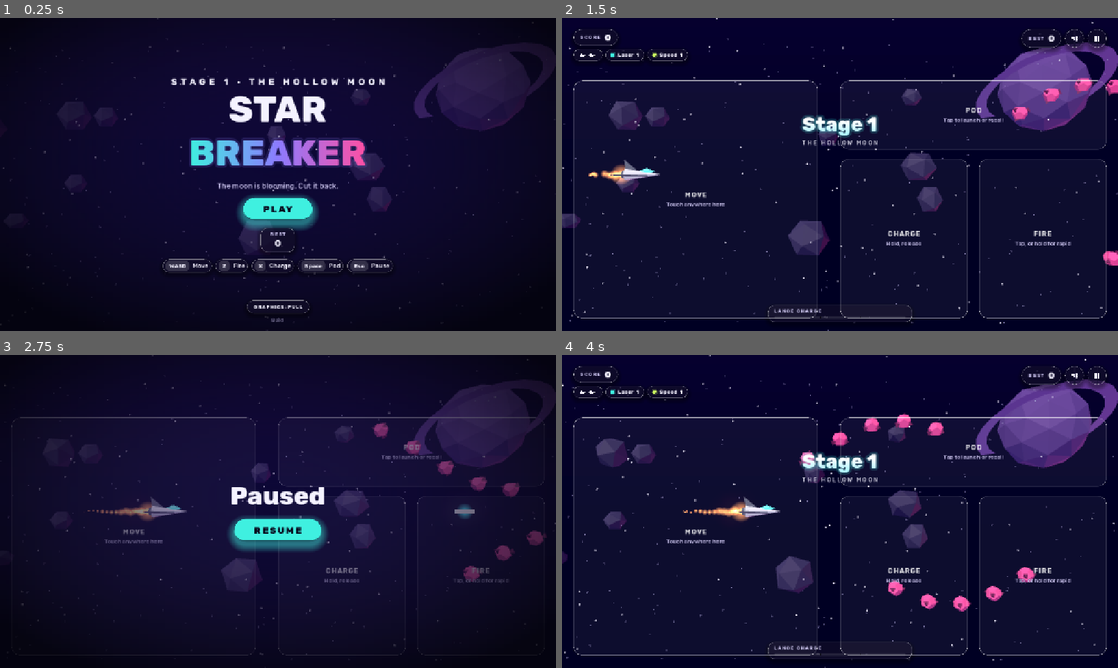
Above: before the commit, frames 1-4 (two rows, left to right).
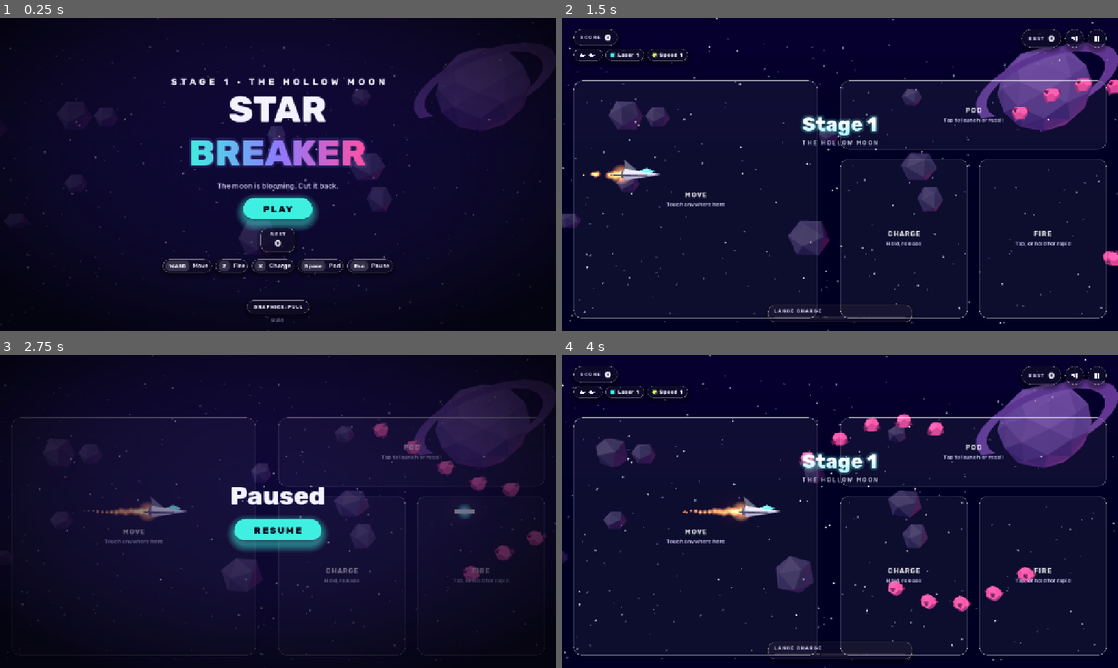
Above: after the commit, the same moments.

Repository: guillaumefont/star-breaker
Game: Godot game, scene res://scenes/boot.tscn
Same seed, same stepped clock (60 frames per second), same inputs: the game is played once before the commit and once after it. Before the commit the project starts from res://scenes/main.tscn.
Inputs (mouse positions are in pixels of both pictures, inside the frame that each line leads up to):
- Up to frame 1 (0.25 s): no input
- Up to frame 2 (1.5 s): click "PLAY" at 0.5 s; tap Enter (start) at 1.25 s; move the mouse to (962, 158) at 1.27 s; hold Right (right) from 1.28 s (still down); tap X (charge) at 1.35 s; click (962, 158) at 1.42 s
- Up to frame 3 (2.75 s): tap Z (fire) at 1.55 s; release Right (right) at 2 s; tap Enter (start) at 2 s; drag from (166, 527) to (250, 574) at 2.02 s
- Up to frame 4 (4 s): click "RESUME" at 2.75 s; tap Enter (start) at 3.5, 3.8 s; move the mouse to (895, 442) at 3.52 s; hold Right (right) from 3.53 s (still down); tap Space (pod) at 3.6 s

The runs differ from the first frame. In frame 1, less than 0.1% of the frame differs, in the area x 36-68%, y 16-74%; in frame 2, less than 0.1%; in frame 3, less than 0.1%; in frame 4, 0.1%, in the area x 13-92%, y 28-52%.

Commit message:
Android app updates itself: downloads newer game packs at launch
The main scene is now a small updater (scripts/boot.gd). CI publishes the game as a
.pck plus update.json next to the APK; at launch the app downloads a newer pack built
for the same shell, checks its SHA-256 and loads it over the bundled game. When the
engine, project settings or manifest change, it offers the new APK (cache-busted link).
Adds the INTERNET permission and tests/update_test.gd.

Co-Authored-By: Claude Opus 5.5 <noreply@anthropic.com>
Claude-Session: https://claude.ai/code/session_01VxP4fq4uAocNoWmV5sZ2aH

Diff:
--- a/project.godot
+++ b/project.godot
@@ -5,7 +5,7 @@
 
 config/name="Star Breaker"
 config/description="Original low poly side-scrolling shooter: cut back the blooming moon."
-run/main_scene="res://scenes/main.tscn"
+run/main_scene="res://scenes/boot.tscn"
 config/features=PackedStringArray("4.7", "Mobile")
 boot_splash/bg_color=Color(0.0196, 0.0157, 0.051, 1)
 boot_splash/show_image=false
--- /dev/null
+++ b/scenes/boot.tscn
@@ -0,0 +1,12 @@
+[gd_scene format=3]
+
+[ext_resource type="Script" path="res://scripts/boot.gd" id="1"]
+
+[node name="Boot" type="Control"]
+layout_mode = 3
+anchors_preset = 15
+anchor_right = 1.0
+anchor_bottom = 1.0
+grow_horizontal = 2
+grow_vertical = 2
+script = ExtResource("1")
--- /dev/null
+++ b/scripts/boot.gd
@@ -0,0 +1,207 @@
+extends Control
+## Self-update, run before anything else on Android (the project's main scene).
+##
+## The APK is a shell: engine, manifest and project settings. Everything else (scripts,
+## scenes, sounds) is a game pack that CI also publishes next to the APK, with update.json:
+##   {"build": 130, "id": "b130 abc1234", "shell": "<hash>", "pck": "star-breaker.pck",
+##    "size": 202644, "sha256": "...", "apk": "star-breaker.apk"}
+## At launch we fetch update.json. A newer pack built for this same shell is downloaded,
+## checked and loaded over the bundled game (no reinstall). A newer build that needs a new
+## shell (engine, manifest or project settings changed) offers to download the new APK.
+## Offline or on any error the game starts as it is: the last good pack, or the bundled one.
+##
+## Must not reference any game class (Diag, Hud, ...): loading one here would keep the
+## bundled version of it instead of the updated one.
+
+const DIR := "user://update/"
+const PACK := DIR + "game.pck"
+const META := DIR + "current.json"
+const MAIN := "res://scenes/main.tscn"
+const CHECK_TIMEOUT := 5.0
+const PACK_TIMEOUT := 60.0
+
+## Overridden by tests.
+var base_url: String = ProjectSettings.get_setting("star_breaker/update_url", "")
+var fallback_url: String = ProjectSettings.get_setting("star_breaker/update_fallback_url", "")
+var own_build: int = ProjectSettings.get_setting("star_breaker/build", 0)
+var own_shell: String = ProjectSettings.get_setting("star_breaker/shell", "")
+var go_to_main := true
+
+var apk_url := ""
+var status := ""            # what happened, for tests and the crash report
+var _label: Label
+var _http: HTTPRequest
+
+
+## What to do with a remote update.json: "pack" (download the game pack), "apk" (a new
+## APK is needed) or "none". `have` is the newest build already running or installed.
+static func decide(remote: Dictionary, have: int, shell: String) -> String:
+	var b := int(remote.get("build", 0))
+	if b <= have or shell == "":
+		return "none"
+	if str(remote.get("shell", "")) == shell and str(remote.get("sha256", "")) != "":
+		return "pack"
+	return "apk"
+
+
+## The installed pack's metadata if it is usable by this APK, else {}.
+static func installed(build: int, shell: String) -> Dictionary:
+	if not FileAccess.file_exists(META) or not FileAccess.file_exists(PACK):
+		return {}
+	var m = JSON.parse_string(FileAccess.get_file_as_string(META))
+	if not (m is Dictionary) or str(m.get("shell", "")) != shell or int(m.get("build", 0)) <= build:
+		return {}
+	return m
+
+
+static func sha256(data: PackedByteArray) -> String:
+	var h := HashingContext.new()
+	h.start(HashingContext.HASH_SHA256)
+	h.update(data)
+	return h.finish().hex_encode()
+
+
+## Checks and stores a downloaded pack; returns false (and keeps the old one) if it is bad.
+static func install(remote: Dictionary, data: PackedByteArray) -> bool:
+	if data.size() != int(remote.get("size", -1)) or sha256(data) != str(remote.get("sha256", "")):
+		return false
+	DirAccess.make_dir_recursive_absolute(DIR)
+	var tmp := PACK + ".part"
+	var f := FileAccess.open(tmp, FileAccess.WRITE)
+	if f == null:
+		return false
+	f.store_buffer(data)
+	f.close()
+	if DirAccess.rename_absolute(tmp, PACK) != OK:
+		return false
+	var m := FileAccess.open(META, FileAccess.WRITE)
+	if m == null:
+		return false
+	m.store_string(JSON.stringify(remote))
+	m.close()
+	return true
+
+
+## Loads the installed pack over the bundled game. Returns the build id it brings, or "".
+static func apply(build: int, shell: String) -> String:
+	var m := installed(build, shell)
+	if m.is_empty():
+		return ""
+	var data := FileAccess.get_file_as_bytes(PACK)
+	if sha256(data) != str(m.get("sha256", "")) or not ProjectSettings.load_resource_pack(PACK):
+		DirAccess.remove_absolute(META)
+		return ""
+	var id := str(m.get("id", "b%d" % int(m.get("build", 0))))
+	ProjectSettings.set_setting("application/config/version", id)
+	return id
+
+
+func _ready() -> void:
+	set_anchors_and_offsets_preset(Control.PRESET_FULL_RECT)
+	_label = Label.new()
+	_label.set_anchors_and_offsets_preset(Control.PRESET_FULL_RECT)
+	_label.horizontal_alignment = HORIZONTAL_ALIGNMENT_CENTER
+	_label.vertical_alignment = VERTICAL_ALIGNMENT_CENTER
+	_label.add_theme_font_size_override("font_size", 28)
+	add_child(_label)
+	_http = HTTPRequest.new()
+	add_child(_http)
+	if base_url == "" or OS.has_feature("web"):
+		_start("no update url")
+		return
+	# say something only if the check is slow
+	get_tree().create_timer(0.6).timeout.connect(_slow_check)
+	var remote := await _fetch_json(base_url)
+	if remote.is_empty() and fallback_url != "" and fallback_url != base_url:
+		remote = await _fetch_json(fallback_url)  # a PR build whose preview is gone follows main
+	if remote.is_empty():
+		_start("offline")
+		return
+	var have: int = maxi(own_build, int(installed(own_build, own_shell).get("build", 0)))
+	match decide(remote, have, own_shell):
+		"pack":
+			_label.text = "Updating to build %d…" % int(remote.build)
+			var data := await _fetch(str(remote._base) + str(remote.pck) + "?sha=" + str(remote.sha256).left(12), PACK_TIMEOUT)
+			_start("updated to %s" % remote.get("id", "") if install(remote, data) else "pack download failed")
+		"apk":
+			_offer_apk(remote)
+		_:
+			_start("up to date")
+
+
+func _start(why: String) -> void:
+	var id := apply(own_build, own_shell)
+	status = why + (" | running pack " + id if id != "" else "")
+	ProjectSettings.set_setting("star_breaker/update_status", status)
+	print("update: ", status)
+	if go_to_main:
+		get_tree().change_scene_to_file.call_deferred(MAIN)
+
+
+func _offer_apk(remote: Dictionary) -> void:
+	status = "apk needed"
+	_label.text = "Build %d needs a new install of the app.\n" % int(remote.build)
+	_label.set_anchors_and_offsets_preset(Control.PRESET_TOP_WIDE)
+	_label.offset_top = 220
+	_label.offset_bottom = 320
+	var box := HBoxContainer.new()
+	box.alignment = BoxContainer.ALIGNMENT_CENTER
+	box.add_theme_constant_override("separation", 40)
+	box.set_anchors_and_offsets_preset(Control.PRESET_FULL_RECT)
+	box.offset_top = 360
+	box.offset_bottom = -180
+	add_child(box)
+	apk_url = str(remote._base) + str(remote.get("apk", "star-breaker.apk")) + "?b=" + str(int(remote.build))
+	for b in [["Download update", _download_apk], ["Play this version", _skip_apk]]:
+		var btn := Button.new()
+		btn.text = b[0]
+		btn.custom_minimum_size = Vector2(320, 90)
+		btn.add_theme_font_size_override("font_size", 28)
+		btn.size_flags_vertical = Control.SIZE_SHRINK_CENTER
+		for st in ["normal", "hover", "pressed", "focus"]:
+			var sb := StyleBoxFlat.new()
+			sb.bg_color = Color(0.35, 0.8, 1.0, 0.35 if st == "pressed" else 0.18)
+			sb.border_color = Color(0.35, 0.8, 1.0, 0.6)
+			sb.set_border_width_all(2)
+			sb.set_corner_radius_all(24)
+			btn.add_theme_stylebox_override(st, sb)
+		btn.pressed.connect(b[1])
+		box.add_child(btn)
+
+
+func _slow_check() -> void:
+	if _label.text == "":
+		_label.text = "Checking for updates…"
+
+
+## Opens the browser on the new APK; the cache-busting ?b= stops a stale download.
+func _download_apk() -> void:
+	OS.shell_open(apk_url)
+
+
+func _skip_apk() -> void:
+	for c in get_children():
+		if c is HBoxContainer:
+			c.queue_free()
+	_label.text = ""
+	_start("apk skipped")
+
+
+func _fetch(url: String, timeout: float) -> PackedByteArray:
+	_http.timeout = timeout
+	if _http.request(url) != OK:
+		return PackedByteArray()
+	var r: Array = await _http.request_completed
+	if r[0] != HTTPRequest.RESULT_SUCCESS or r[1] != 200:
+		return PackedByteArray()
+	return r[3]
+
+
+## update.json from `base` (cache-busted), with `_base` added; {} on any failure.
+func _fetch_json(base: String) -> Dictionary:
+	var body := await _fetch(base + "update.json?t=%d" % int(Time.get_unix_time_from_system()), CHECK_TIMEOUT)
+	var d = JSON.parse_string(body.get_string_from_utf8()) if body.size() > 0 else null
+	if not (d is Dictionary) or not d.has("build"):
+		return {}
+	d["_base"] = base
+	return d
--- /dev/null
+++ b/tests/update_test.gd
@@ -0,0 +1,160 @@
+extends SceneTree
+## Self-update (scripts/boot.gd): a newer game pack for this APK shell is downloaded,
+## checked and loaded; a bad download is refused; a build that needs a new shell offers
+## the APK; offline starts the game as it is. update.json and the pack are served by a
+## tiny HTTP server inside this test.
+
+const Boot := preload("res://scripts/boot.gd")
+
+var fails := 0
+var server := TCPServer.new()
+var files := {}   # path -> PackedByteArray
+var hits := []
+var pending := []   # [connection, request so far]
+var closing := []
+
+
+func check(cond: bool, what: String) -> void:
+	if cond:
+		print("  ok   ", what)
+	else:
+		print("  FAIL ", what)
+		fails += 1
+
+
+func clean() -> void:
+	for f in [Boot.PACK, Boot.META]:
+		if FileAccess.file_exists(f):
+			DirAccess.remove_absolute(f)
+
+
+## A game pack holding one new file, as CI's --export-pack would hold the whole game.
+func make_pack(text: String) -> PackedByteArray:
+	var src := "user://probe_src.txt"
+	var f := FileAccess.open(src, FileAccess.WRITE)
+	f.store_string(text)
+	f.close()
+	var out := "user://probe.pck"
+	var p := PCKPacker.new()
+	p.pck_start(out)
+	p.add_file("res://update_probe.txt", src)
+	p.flush()
+	return FileAccess.get_file_as_bytes(out)
+
+
+func manifest(build: int, shell: String, pck: PackedByteArray) -> Dictionary:
+	return {"build": build, "id": "b%d test" % build, "shell": shell, "pck": "star-breaker.pck",
+		"size": pck.size(), "sha256": Boot.sha256(pck), "apk": "star-breaker.apk"}
+
+
+## Non-blocking: HTTPRequest runs on this same thread, so requests arrive over frames.
+func serve() -> void:
+	while server.is_connection_available():
+		pending.append([server.take_connection(), ""])
+	for p in pending.duplicate():
+		var c: StreamPeerTCP = p[0]
+		c.poll()
+		if c.get_available_bytes() > 0:
+			p[1] += c.get_utf8_string(c.get_available_bytes())
+		if not p[1].contains("\r\n\r\n"):
+			continue
+		pending.erase(p)
+		var path: String = p[1].get_slice(" ", 1).get_slice("?", 0)
+		hits.append(path)
+		var body: PackedByteArray = files.get(path, PackedByteArray())
+		var head := "HTTP/1.1 %s\r\nContent-Length: %d\r\nConnection: close\r\n\r\n" % [
+			"200 OK" if files.has(path) else "404 Not Found", body.size()]
+		c.put_data(head.to_utf8_buffer())
+		c.put_data(body)
+		closing.append(c)
+
+
+## Runs the boot screen against `url` until it decides, without leaving for the game.
+func run_boot(url: String, build: int, shell: String, fallback := "") -> Node:
+	var b: Node = load("res://scenes/boot.tscn").instantiate()
+	b.base_url = url
+	b.fallback_url = fallback
+	b.own_build = build
+	b.own_shell = shell
+	b.go_to_main = false
+	root.add_child(b)
+	for i in 600:
+		serve()
+		await process_frame
+		if b.status != "":
+			break
+	return b
+
+
+func _initialize() -> void:
+	print("Star Breaker self-update test")
+	clean()
+	check(ProjectSettings.get_setting("application/run/main_scene") == "res://scenes/boot.tscn",
+		"the update check runs first (main scene)")
+	var src := FileAccess.get_file_as_string("res://scripts/boot.gd")
+	var game_classes := RegEx.create_from_string("\\b(Diag|Hud|Sfx|Models|Geo|TouchPad)\\.")
+	check(game_classes.search(src) == null, "boot.gd uses no game class (it would keep the bundled one)")
+	var presets := ConfigFile.new()
+	presets.load("res://export_presets.cfg")
+	check(presets.get_value("preset.0.options", "permissions/internet", false) == true, "the Android build may use the network")
+
+	# decisions
+	var m := {"build": 12, "shell": "s1", "sha256": "x"}
+	check(Boot.decide(m, 10, "s1") == "pack", "newer build, same shell: download the pack")
+	check(Boot.decide(m, 12, "s1") == "none", "same build: nothing to do")
+	check(Boot.decide(m, 15, "s1") == "none", "never goes back to an older build")
+	check(Boot.decide(m, 10, "s2") == "apk", "newer build for another shell: offer the APK")
+	check(Boot.decide(m, 10, "") == "none", "local builds (no shell id) never update")
+
+	check(server.listen(0, "127.0.0.1") == OK, "test server listening")
+	var url := "http://127.0.0.1:%d/" % server.get_local_port()
+
+	# a bad download is refused and nothing is installed
+	var pck := make_pack("hello from build 12")
+	var bad := pck.duplicate()
+	bad[bad.size() - 1] ^= 0xff
+	files["/update.json"] = JSON.stringify(manifest(12, "s1", pck)).to_utf8_buffer()
+	files["/star-breaker.pck"] = bad
+	var b := await run_boot(url, 10, "s1")
+	check(b.status.begins_with("pack download failed"), "a corrupted pack is refused: " + b.status)
+	check(Boot.installed(10, "s1").is_empty(), "nothing installed after a bad download")
+	b.queue_free()
+
+	# offline: the game starts as it is
+	b = await run_boot("http://127.0.0.1:1/", 10, "s1")
+	check(b.status == "offline", "offline starts the game: " + b.status)
+	b.queue_free()
+
+	# a PR build whose preview is gone follows main
+	files["/star-breaker.pck"] = pck
+	b = await run_boot(url + "pr/9/", 10, "s1", url)
+	check(hits.has("/pr/9/update.json") and b.status.begins_with("updated to b12 test"), "falls back to main when the PR preview is gone: " + b.status)
+	check(not Boot.installed(10, "s1").is_empty(), "the pack is installed")
+	check(b.status.ends_with("running pack b12 test"), "and loaded at once")
+	check(FileAccess.get_file_as_string("res://update_probe.txt") == "hello from build 12", "the pack's files replace the bundled game")
+	check(ProjectSettings.get_setting("application/config/version") == "b12 test", "the title screen shows the pack's build id")
+	b.queue_free()
+
+	# up to date: no download
+	hits.clear()
+	b = await run_boot(url, 10, "s1")
+	check(b.status.begins_with("up to date") and not hits.has("/star-breaker.pck"), "already installed: no download: " + b.status)
+	b.queue_free()
+
+	# a new APK that is newer than the pack drops it
+	check(Boot.installed(12, "s1").is_empty() and Boot.installed(10, "s2").is_empty(),
+		"an installed pack is ignored by a newer APK or another shell")
+
+	# needs a new shell: offer the APK, with a cache-busting link
+	files["/update.json"] = JSON.stringify(manifest(14, "s2", pck)).to_utf8_buffer()
+	b = await run_boot(url, 10, "s1")
+	check(b.status == "apk needed", "a new shell asks to install the new APK: " + b.status)
+	check(b.apk_url == url + "star-breaker.apk?b=14", "APK link skips cached downloads: " + b.apk_url)
+	b._skip_apk()
+	check(b.status.begins_with("apk skipped"), "can still play the current version")
+	b.queue_free()
+
+	server.stop()
+	clean()
+	print("update test: ", "PASS" if fails == 0 else "%d FAILED" % fails)
+	quit(1 if fails else 0)
Not shown, changed: export_presets.cfg
Not shown, added: scripts/boot.gd.uid
Not shown, added: tests/update_test.gd.uid
Not shown, changed: AGENTS.md
